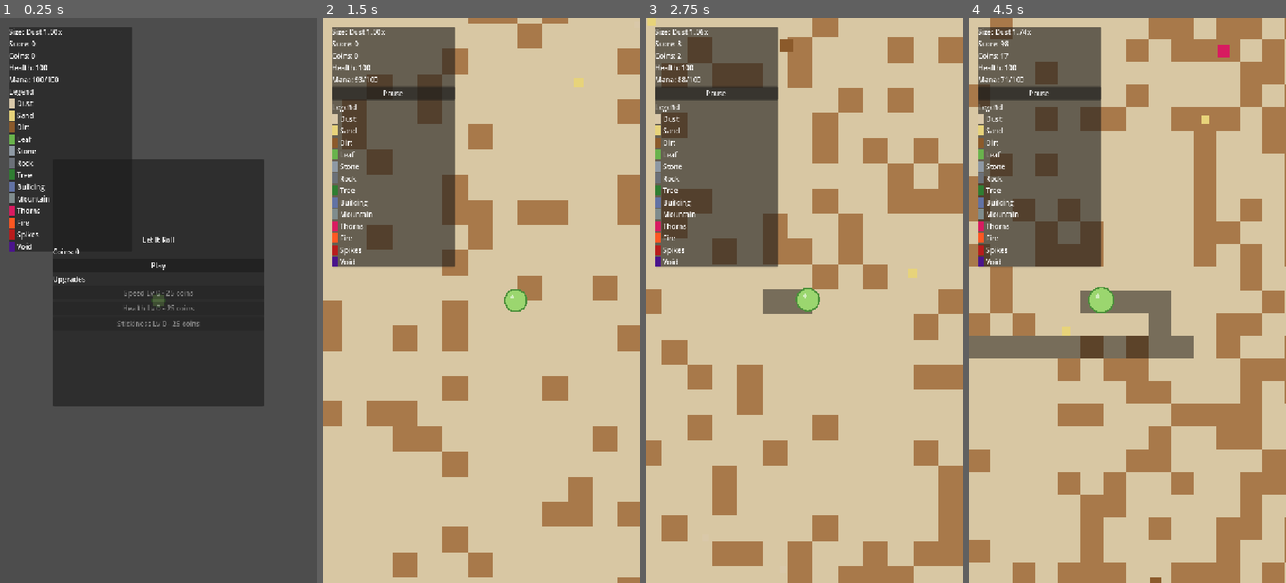
Above: before the commit, frames 1-4 (left to right).
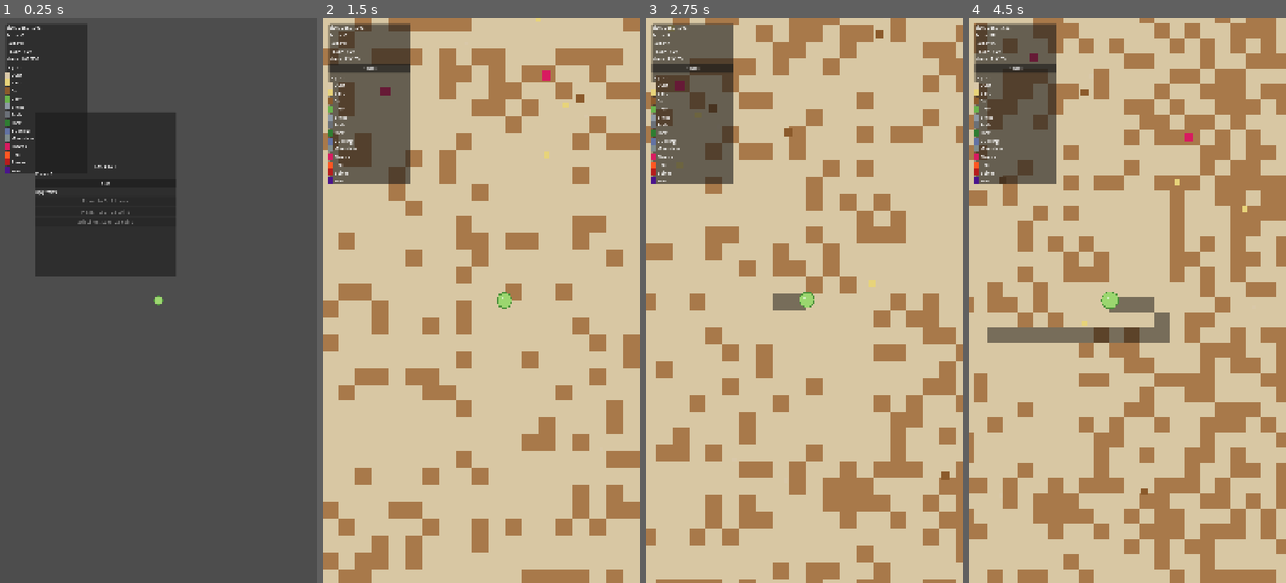
Above: after the commit, the same moments.

Repository: potatozepp/LetItRoll
Game: Godot game, scene res://scenes/Main.tscn
The game is run twice, just before and just after one commit, with the same random seed, the same clock (stepped at 60 frames per second) and the same inputs.
Inputs (mouse positions are in pixels of both pictures, inside the frame that each line leads up to):
- Up to frame 1 (0.25 s): no input
- Up to frame 2 (1.5 s): click "Play" at 0.5 s; move the mouse to (551, 272) at 1.27 s; hold D (move_right) from 1.28 s (still down); hold Shift (boost) from 1.28 s (still down); click (551, 272) at 1.42 s
- Up to frame 3 (2.75 s): release D (move_right) at 2 s; release Shift (boost) at 2 s; drag from (741, 328) to (855, 300) at 2.02 s
- Up to frame 4 (4.5 s): move the mouse to (1159, 176) at 2.77 s; hold D (move_right) 2.78-3.5 s; hold Shift (boost) 2.78-3.5 s; drag from (1111, 413) to (1045, 289) at 3.52 s; move the mouse to (1222, 385) at 4.27 s; hold A (move_left) from 4.28 s (still down); hold Shift (boost) from 4.28 s (still down)

The runs differ from the first frame. In frame 1, 27% of the frame differs, in the area x 1-84%, y 1-69%; in frame 2, 39%; in frame 3, 43%; in frame 4, 51%, in the area x 0-100%, y 0-100%.

Commit message:
export settings

Diff:
--- a/project.godot
+++ b/project.godot
@@ -21,8 +21,8 @@
 
 [display]
 
-window/size/viewport_width=720
-window/size/viewport_height=1280
+window/size/viewport_width=1080
+window/size/viewport_height=1920
 window/stretch/mode="canvas_items"
 window/stretch/aspect="expand"
 window/handheld/orientation=1
@@ -49,7 +49,6 @@
 "events": [Object(InputEventKey,"resource_local_to_scene":false,"resource_name":"","device":-1,"window_id":0,"alt_press …(190 unchanged characters)…
 ]
 }
-
 boost={
 "deadzone": 0.5,
 "events": [Object(InputEventKey,"resource_local_to_scene":false,"resource_name":"","device":-1,"window_id":0,"alt_press …(195 unchanged characters)…
Not shown, changed: export_presets.cfg
